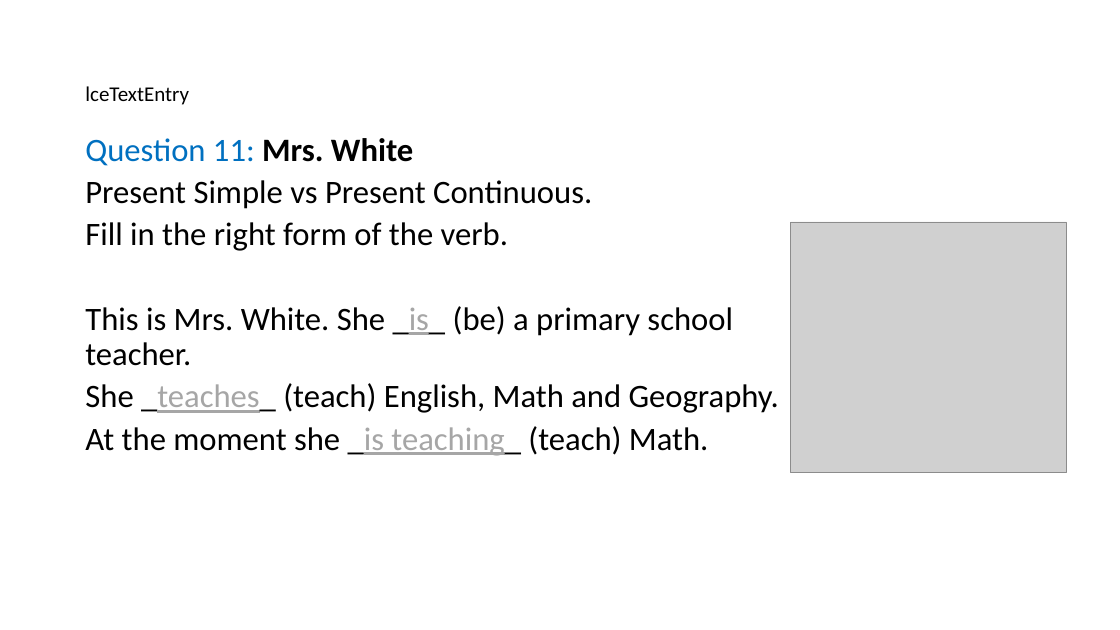
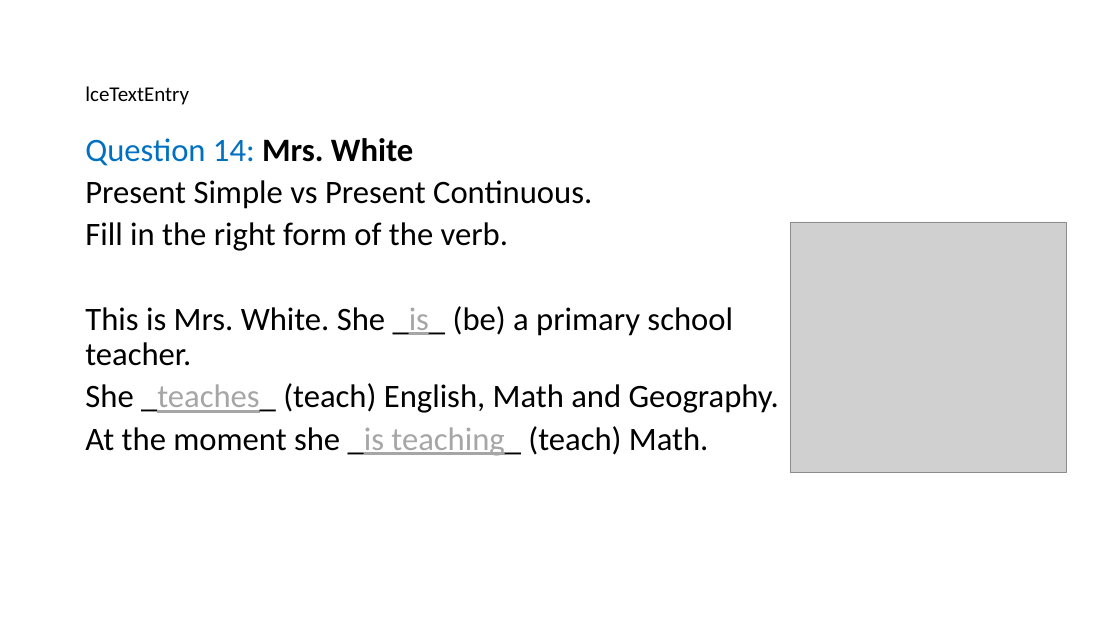
Before and after one commit to birgitstrackenbrock/dita13.lc.extra-interactions, a slide deck: slide 17 of documentation/Interaction_examples_visual.pptx (slide 13 before the commit). Drawn at 1120x630 pixels with LibreOffice and Linux fonts; fonts in the diff are those of the drawing; grey boxes stand for pictures. Boxes give left, top, right and bottom in pixels: in the first picture for what was removed or moved away, otherwise in the second. Text is boxed around its words. In the diff, an @@ line names an element or a change of style, - is before the commit and + after.

```diff
--- a/documentation/Interaction_examples_visual.pptx
+++ b/documentation/Interaction_examples_visual.pptx
@@ text at [85, 138, 413, 166]: text changed @@
-Question 11: Mrs. White
+Question 14: Mrs. White
```
Also in this commit, not shown: 18 other slides changed, 1 slide added.
